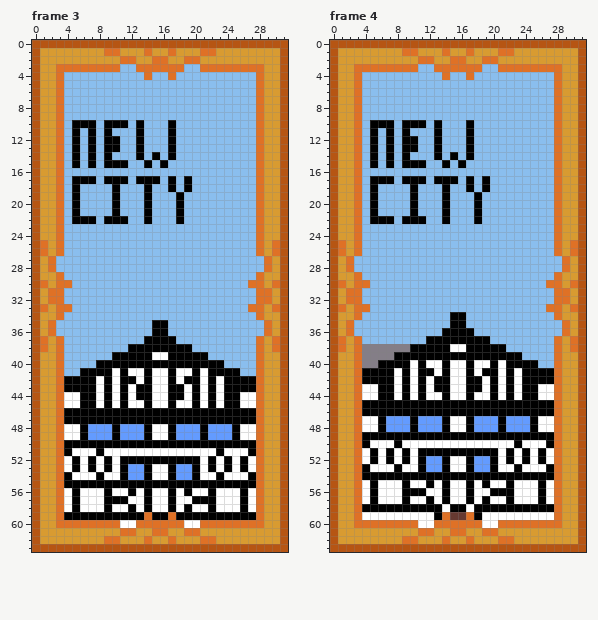
File history of a pixel-art file, data/Textures/Sprite-0004.aseprite. Above: the version before the commit.
32x64 pixels, 17 frames. Shown: frame 3, frame 4. The commit also changed other frames, which this record leaves out.
After the commit:
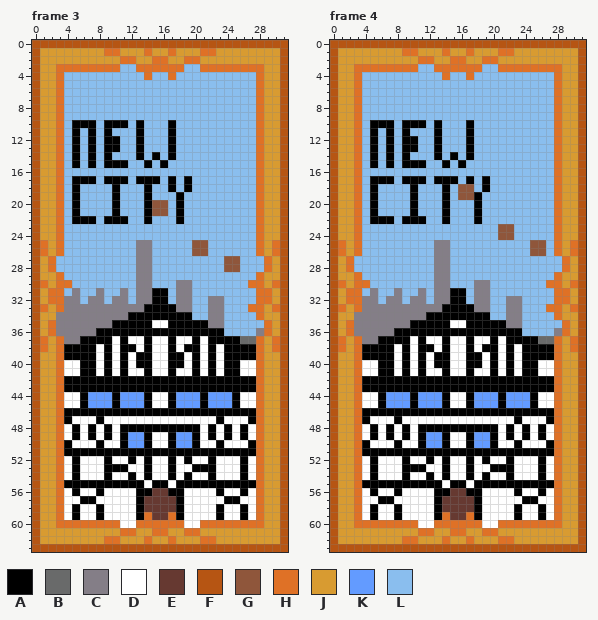
Palette (. is transparent): A #000000  B #696a6a  C #847e87  D #ffffff  E #663931  F #b65513  G #8f563b  H #df7126  J #d89b31  K #639bff  L #8abeee
Difference:
Changed rows in their new state; - is an unchanged pixel.
Frame 3, layer "Layer 2":
first column x 15:
20 GG
21 GG
first column x 3:
25 ----------CC-----GG-------
26 ----------CC-----GG-------
27 ----------CC---------GG---
28 ----------CC---------GG---
29 ----------CC--------------
30 ----------CC---CC---------
31 --C--C--C-CCAA-CC---------
32 -CC-CC-CC-CCAA-CC--CC-----
33 -CCCCCCCCCCAAAACC--CC-----
34 CCCCCCCCCAAAAAAAA--CC-----
35 CCCCCCCAAAAADDAAAAACC-----
36 CCCCCAAAAAAA--AAAAAAA----C
37 -CCAAAADADD-DD-DDADAAAABB-
38 -AAAADADA-D-DD-D-ADADAAAA-
39 -AAAADAD-D------D-DADAAAA-
40 -DDAAD-D-D--DD--D-D-DAADD-
41 -DD--D--------------D--DD-
42 -----A-A--A-AA-A--A-A-----
43 -----A-A-A--AA--A-A-A-----
44 ----KKKAKKK----KKKAKKK----
45 ----KKKAKKK----KKKAKKK----
47 --DDD-DDDDDDDDDDDDDD-DDD--
48 --ADADADAAA-AA-AAADADADA--
49 --ADADADA--------ADADADA--
50 --DDD-DD-KK-DD-KK-DD-DDD--
51 --AAA-AAAAAAAAAAAAAA-AAA--
52 ----D---D-D-DD-D-D---D----
53 ----D--A-DD----DD-A--D----
54 -DA--DA-DAD----DAD-AD--AD-
55 -----------D--D-----------
56 -----AD--DA-EE-AD--DA-----
57 --DAA-DDD-AEEEEA-DDD-AAD--
58 -----AD--DAEEEEAD--DA-----
59 -D-DD-DDDD--EE--DDDD-DD-D-
Frame 4, layer "Layer 2":
first column x 16:
18 GG
19 GG
first column x 3:
23 ------------------GG------
24 ------------------GG------
25 ----------CC----------GG--
26 ----------CC----------GG--
27 ----------CC--------------
28 ----------CC--------------
29 ----------CC--------------
30 ----------CC---CC---------
31 --C--C--C-CCAA-CC---------
32 -CC-CC-CC-CCAA-CC--CC-----
33 -CCCCCCCCCCAAAACC--CC-----
34 CCCCCCCCCAAA--AAA--CC-----
35 CCCCCCCAAAAADDAAAAACC-----
36 CCCCCAAAAAA----AAAAAA----C
37 -CCAAAADADD-DD-DDADAAAABB-
38 -AAAADAD--D----D--DADAAAA-
39 -AAAAD-D-D--DD--D-D-DAAAA-
40 -DD--D----A----A----D--DD-
41 -DD------D------D------DD-
42 -----A-A-A--AA--A-A-A-----
43 -AA--A-A-A--AA--A-A-A--AA-
44 ----KKKAKKK----KKKAKKK----
45 -DD-KKK-KKK-DD-KKK-KKK-DD-
47 -A-DDADDDDDD--DDDDDDADD-A-
48 --ADADADAAA-AA-AAADADADA--
49 -D-D-D-D-KK-DD-KK-D-D-D-D-
50 --------AKKA--AKKA--------
51 -A-A-A-A----------A-A-A-A-
52 ----D---DAD----DAD---D----
53 -DA--DAA-DD----DD-AAD--AD-
54 -D-DDD-DD-D-DD-D-DD-DDD-D-
55 -A-AAA-AA-ADAADA-AA-AAA-A-
56 -----ADDD-A-EE-A-DDDA-----
57 --DAA-D--DAEEEEAD--D-AAD--
58 -D-DD-DDDD-EEEE-DDDD-DD-D-
59 --A--A--------------A--A--
Changed places in both pictures, as pixel boxes (x1, y1, x2, y2):
changed: (56, 200, 264, 520)
changed: (458, 184, 474, 200)
changed: (354, 224, 562, 520)
